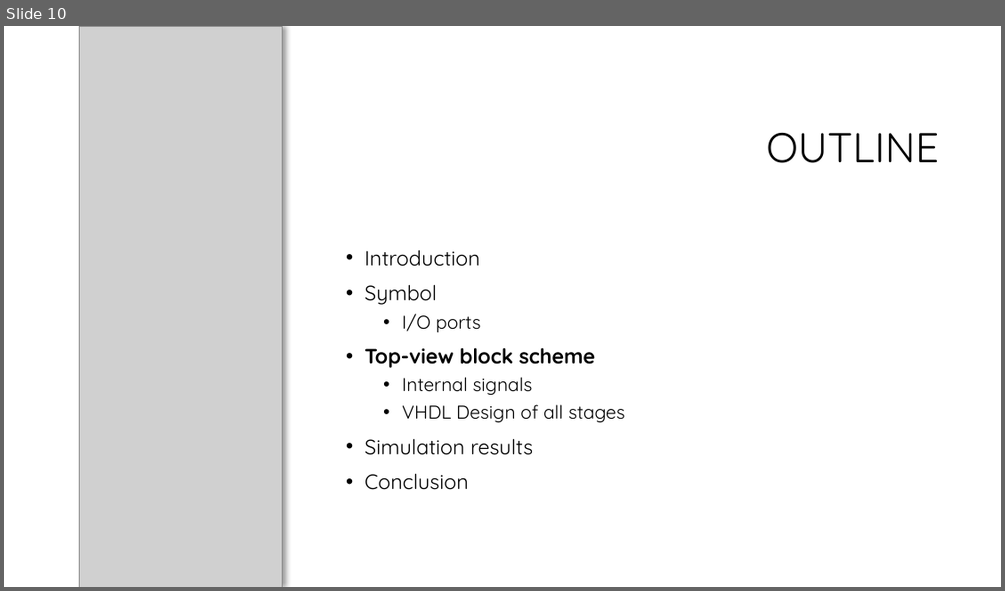
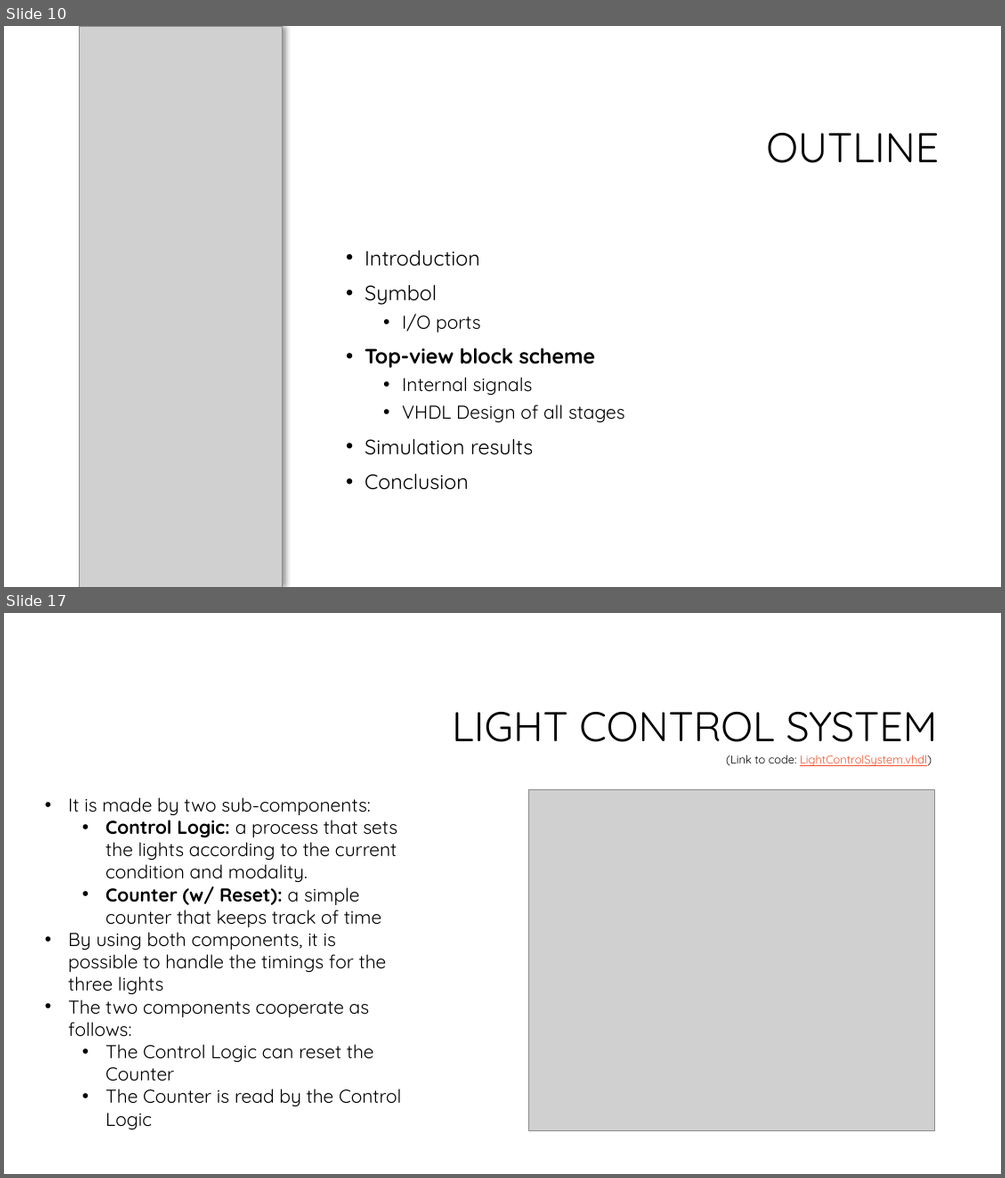
Before and after one commit to HopedWall/LightControlSystem, a slide deck: doc/Gruppo2_VincenziPorto.pptx. Shown one above the other, each under a label of ours: slide 10 before the commit, slides 10 and 17 after it; the slides between them are not shown. The pictures are 1005x591 and 1005x1178 pixels, drawn with LibreOffice and Linux fonts; fonts in the diff are those of the drawing; grey boxes stand for pictures; background and template pictures are left out. Boxes give left, top, right and bottom in pixels: in the first picture for what was removed or moved away, otherwise in the second. Text is boxed around its words. In the diff, an @@ line names an element or a change of style, - is before the commit and + after.

```diff
--- a/doc/Gruppo2_VincenziPorto.pptx
+++ b/doc/Gruppo2_VincenziPorto.pptx
@@ slide 17 added at <box>4,613,1001,1174</box>, background #FFFFFF @@
@@ title added at <box>452,712,938,742</box>, 40 pt, text #000000 @@
+LIGHT CONTROL SYSTEM
@@ text added at <box>726,755,931,766</box>, 11 pt, text #F0532B, underline @@
+(Link to code: LightControlSystem.vhdl)
@@ text added at <box>68,797,401,1129</box>, 18 pt, text #000000 @@
+• It is made by two sub-components:
+  • Control Logic: a process that sets the lights according to the current condition and modality.
+  • Counter (w/ Reset): a simple counter that keeps track of time
+• By using both components, it is possible to handle the timings for the three lights
+• The two components cooperate as follows:
+  • The Control Logic can reset the Counter
+  • The Counter is read by the Control Logic
@@ picture added at <box>528,789,934,1131</box> @@
```
Also in this commit, not shown: 4 slides changed, 25 other slides added, 1 other file.
